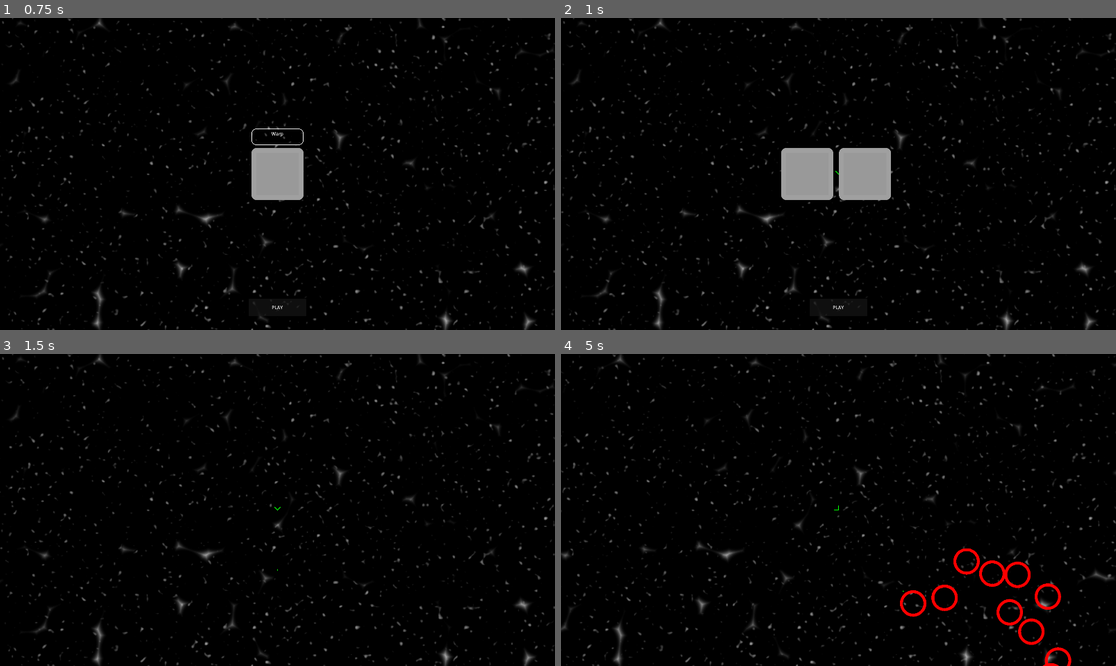
Above: before the commit, frames 1-4 (two rows, left to right).
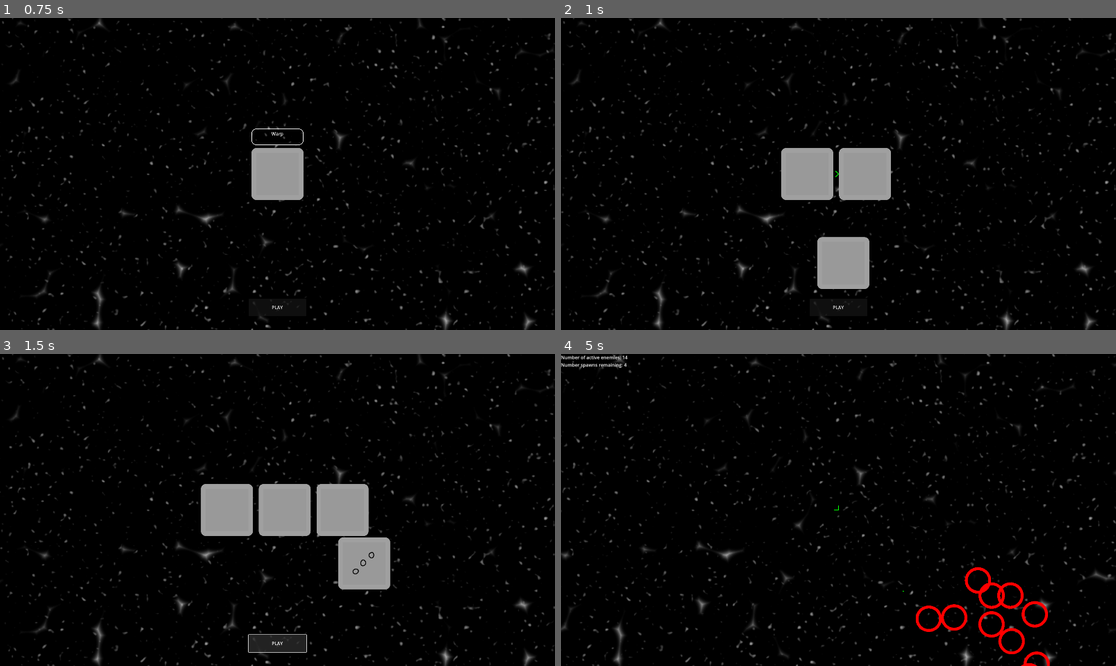
Above: after the commit, the same moments.

Repository: wpuerner/inferno
Game: Godot game, scene res://scenes/main_menu.tscn
The game is run twice, just before and just after one commit, with the same random seed, the same clock (stepped at 60 frames per second) and the same inputs.
Inputs (mouse positions are in pixels of both pictures, inside the frame that each line leads up to):
- Up to frame 1 (0.75 s): click "Play" at 0.5 s
- Up to frame 2 (1 s): no input
- Up to frame 3 (1.5 s): click "PLAY" at 1.25 s
- Up to frame 4 (5 s): move the mouse to (960, 494) at 2.02 s; press the mouse at (960, 494) at 2.03 s; hold D (move_right) 2.03-2.75 s; release the mouse at (960, 494) at 2.75 s; drag from (727, 525) to (810, 572) at 2.77 s; tap Enter at 3.5 s; move the mouse to (894, 441) at 3.52 s; press the mouse at (894, 441) at 3.53 s; hold D (move_right) 3.53-4.25 s; release the mouse at (894, 441) at 4.25 s; drag from (810, 572) to (949, 628) at 4.27 s

Frame 1 is identical in both runs. In frame 2, 1.6% of the frame differs, in the area x 46-56%, y 50-87%; in frame 3, 6.8%, in the area x 36-71%, y 41-96%; in frame 4, 2.3%.

Commit message:
create debug overlay; new hand closing animation

Diff:
--- /dev/null
+++ b/debug_overlay.gd
@@ -0,0 +1,14 @@
+extends Node
+
+var label: Label
+var data = {}
+
+func print(key: String, value):
+	data[key] = value
+	if !is_instance_valid(label): return
+	label.text = ""
+	for debug_key in data.keys():
+		label.text += debug_key + ": " + str(data[debug_key]) + "\n"
+
+func bind_debug_label(label_to_bind: Label):
+	label = label_to_bind
--- a/project.godot
+++ b/project.godot
@@ -19,6 +19,7 @@
 
 EventBus="*res://event_bus.gd"
 MenuHandler="*res://scenes/handlers/menu_handler.gd"
+DebugOverlay="*res://debug_overlay.gd"
 
 [debug]
 
--- /dev/null
+++ b/scenes/debug_display.gd
@@ -0,0 +1,4 @@
+extends Label
+
+func _ready():
+	get_node("/root/DebugOverlay").bind_debug_label(self)
--- a/scenes/interface/hand_interface/hand.gd
+++ b/scenes/interface/hand_interface/hand.gd
@@ -1,4 +1,8 @@
 extends Node2D
+
+signal was_closed
+
+@onready var deck_global_position: Vector2 = Vector2(get_viewport_rect().size.x / 2, get_viewport_rect().size.y + 200)
 
 const SEPARATION: int = 200
 
@@ -11,10 +15,10 @@
 
 func add_rune(rune: Rune):
 	var rune_card = preload("res://scenes/runes/rune_card/rune_card.tscn").instantiate()
+	add_child(rune_card)
 	rune_card.rune = rune
-	rune_card.position = _get_initial_position()
+	rune_card.global_position = deck_global_position
 	rune_card.was_selected.connect(_rune_card_was_selected.bind(rune_card))
-	add_child(rune_card)
 	for n in range(0, get_child_count()):
 		var child: Node2D = get_children()[n]
 		var new_position: Vector2 = Vector2(_get_x_position(n), 0)
@@ -27,14 +31,20 @@
 		runes.append(card.rune)
 	return runes
 
+func close():
+	for n in range(0, get_child_count()):
+		var child: Node2D = get_children()[0]
+		var tween: Tween = get_tree().create_tween()
+		tween.tween_property(child, "global_position", deck_global_position, 0.1)
+		tween.tween_callback(child.queue_free)
+		await get_tree().create_timer(0.1).timeout
+	was_closed.emit()
+
 func _get_x_position(index: int):
 	var num_cards = get_child_count()
 	var hand_width = (num_cards - 1) * SEPARATION
 	var value = (-0.5 * hand_width) + SEPARATION * index
 	return value
-
-func _get_initial_position() -> Vector2:
-	return Vector2(0, get_viewport_rect().size.y + 200 - position.y)
 
 func _rune_card_was_selected(rune_card: Node2D):
 	var y_pos: int = 0
--- a/scenes/interface/hand_interface/hand_test.gd
+++ b/scenes/interface/hand_interface/hand_test.gd
@@ -8,3 +8,5 @@
 		if child is Rune:
 			runes.append(child as Rune)
 	$Hand.open_with_runes(runes)
+	await get_tree().create_timer(3.0).timeout
+	$Hand.close()
--- a/scenes/main.gd
+++ b/scenes/main.gd
@@ -1,23 +1,33 @@
 extends Node2D
 
 @onready var hand: Node2D = find_child("Hand")
+@onready var debug_overlay = get_node("/root/DebugOverlay")
 
-var num_spawns: int = 5
+var num_spawns: int = 5:
+	set(value):
+		num_spawns = value
+		debug_overlay.print("Number spawns remaining", num_spawns)
+var active_enemies: Array[Node2D] = []
 
 func _ready():
 	$HandCanvasLayer.find_child("Hand").position = get_viewport_rect().size / 2
-	$HandCanvasLayer.visible = true
-	hand.open_with_runes($RunePool.get_hand())
+	_open_hand()
 
 func _on_play_button_pressed():
+	hand.close()
+	await hand.was_closed
 	$HandCanvasLayer.visible = false
 	$EnemySpawnTimer.start(randf_range(1.0, 5.0))
+	$Player.process_mode = Node.PROCESS_MODE_INHERIT
 
 func _on_enemy_spawn_timer_timeout():
 	var num_enemies: int = randi_range(5, 15)
 	var spawn_position: Vector2 = Vector2(randi_range(-500, 500), randi_range(-500, 500))
 	while num_enemies > 0:
 		var enemy = preload("res://scenes/mobs/flocking_mob/flocking_mob.tscn").instantiate()
+		active_enemies.append(enemy)
+		debug_overlay.print("Number of active enemies", active_enemies.size())
+		enemy.tree_exiting.connect(_handle_destroyed_enemy.bind(enemy))
 		enemy.global_position = spawn_position + Vector2(randi_range(-50, 50), randi_range(-50, 50))
 		enemy.target = $Player
 		add_child(enemy)
@@ -25,3 +35,17 @@
 	num_spawns -= 1
 	if num_spawns > 0:
 		$EnemySpawnTimer.start(randf_range(1.0, 5.0))
+
+func _handle_destroyed_enemy(enemy: Node2D):
+	active_enemies.erase(enemy)
+	debug_overlay.print("Number of active enemies", active_enemies.size())
+	if num_spawns == 0 and active_enemies.size() == 0:
+		_finish_level()
+
+func _finish_level():
+	$Player.process_mode = Node.PROCESS_MODE_DISABLED
+	_open_hand()
+
+func _open_hand():
+	$HandCanvasLayer.visible = true
+	hand.open_with_runes($RunePool.get_hand())
--- a/scenes/main.tscn
+++ b/scenes/main.tscn
@@ -1,7 +1,8 @@
-[gd_scene load_steps=11 format=3 uid="uid://bl5h7px3w3u8b"]
+[gd_scene load_steps=12 format=3 uid="uid://bl5h7px3w3u8b"]
 
 [ext_resource type="PackedScene" uid="uid://pdahs317ljur" path="res://scenes/player/player.tscn" id="1_tjb1v"]
 [ext_resource type="Script" path="res://scenes/main.gd" id="1_vyh3l"]
+[ext_resource type="Script" path="res://scenes/debug_display.gd" id="11_yos21"]
 [ext_resource type="Script" path="res://scenes/handlers/rune_pool.gd" id="12_pu1ml"]
 [ext_resource type="PackedScene" uid="uid://drn72cu2ncene" path="res://scenes/runes/rapid_fire/rapid_fire.tscn" id="13_g0dpi"]
 [ext_resource type="PackedScene" uid="uid://bsaoofryqsgo8" path="res://scenes/runes/explosive/explosive.tscn" id="14_y5m0x"]
@@ -16,6 +17,7 @@
 script = ExtResource("1_vyh3l")
 
 [node name="Player" parent="." instance=ExtResource("1_tjb1v")]
+process_mode = 4
 
 [node name="RunePool" type="Node" parent="."]
 script = ExtResource("12_pu1ml")
@@ -68,5 +70,12 @@
 wait_time = 3.0
 one_shot = true
 
+[node name="DebugCanvasLayer" type="CanvasLayer" parent="."]
+
+[node name="DebugDisplay" type="Label" parent="DebugCanvasLayer"]
+offset_right = 40.0
+offset_bottom = 23.0
+script = ExtResource("11_yos21")
+
 [connection signal="pressed" from="HandCanvasLayer/MarginContainer/PlayButton" to="." method="_on_play_button_pressed"]
 [connection signal="timeout" from="EnemySpawnTimer" to="." method="_on_enemy_spawn_timer_timeout"]
